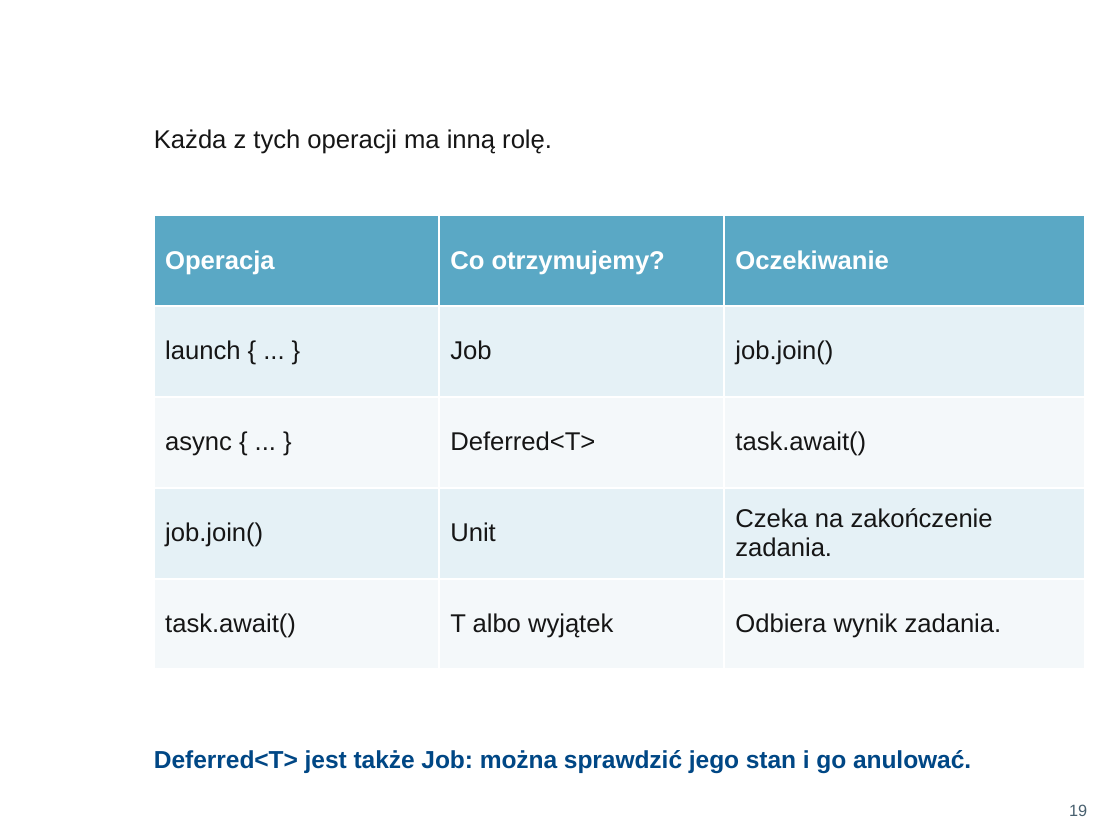
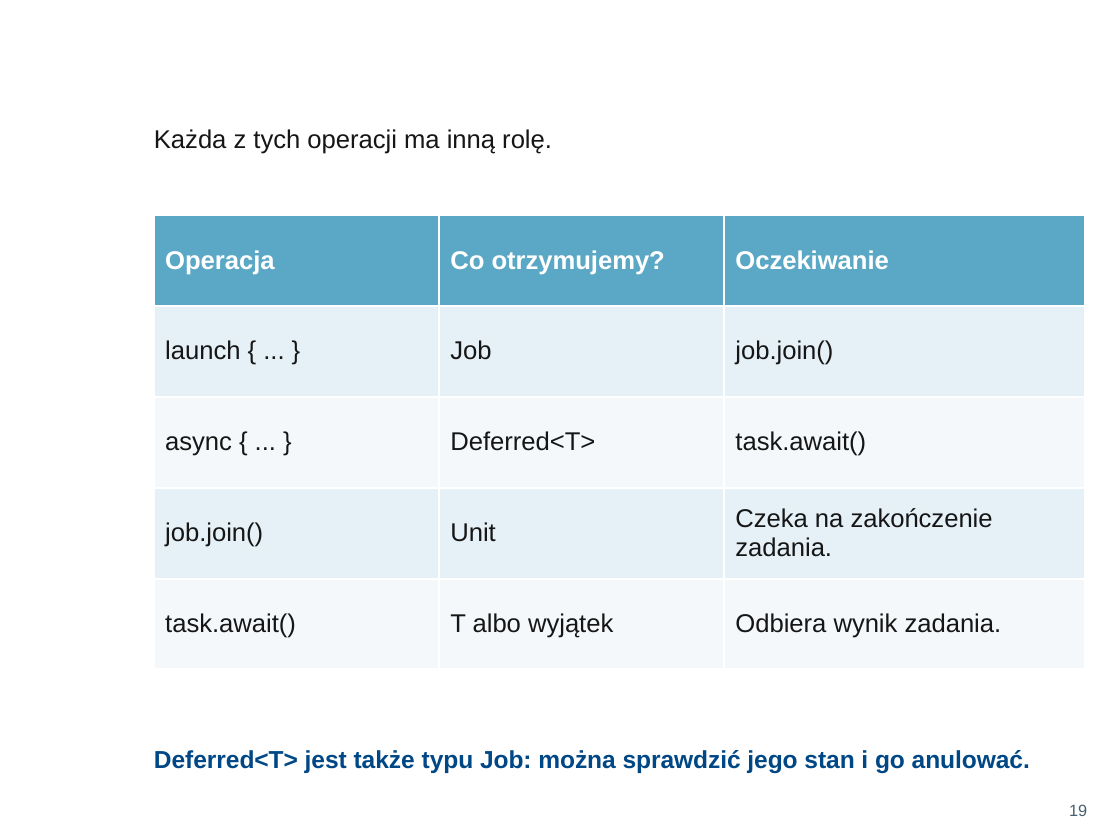
Before and after one commit to RafLew84/ProgUM, a slide deck: slide 29 of PUM2/Aktualne/Wykłady/Wyklad3.pptx. Drawn at 1120x840 pixels with LibreOffice and Linux fonts; fonts in the diff are those of the drawing; background and template pictures are left out. Boxes give left, top, right and bottom in pixels: in the first picture for what was removed or moved away, otherwise in the second. Text is boxed around its words. In the diff, an @@ line names an element or a change of style, - is before the commit and + after.

```diff
--- a/PUM2/Aktualne/Wykłady/Wyklad3.pptx
+++ b/PUM2/Aktualne/Wykłady/Wyklad3.pptx
@@ text at bbox=[154, 750, 1030, 774]: text changed @@
-Deferred<T> jest także Job: można sprawdzić jego stan i go anulować.
+Deferred<T> jest także typu Job: można sprawdzić jego stan i go anulować.
```
Also in this commit, not shown: 4 other slides changed, 1 other file.
